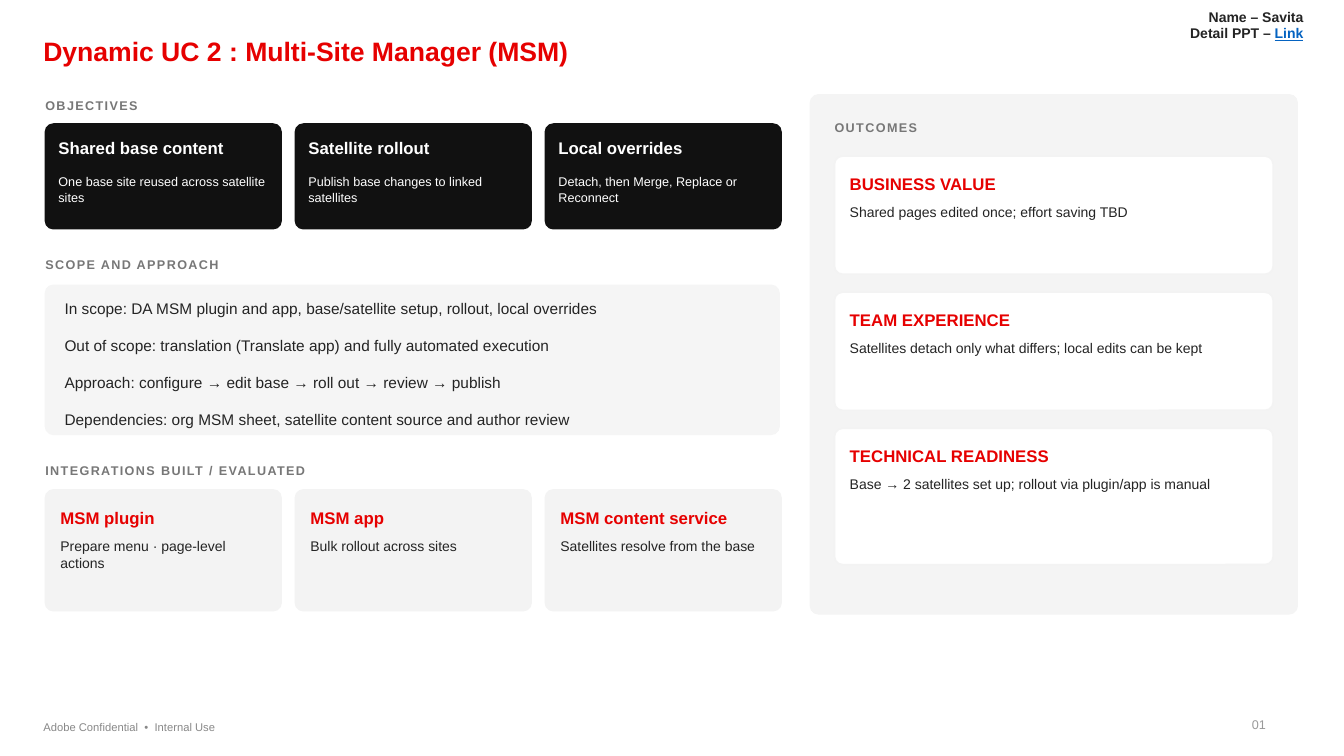
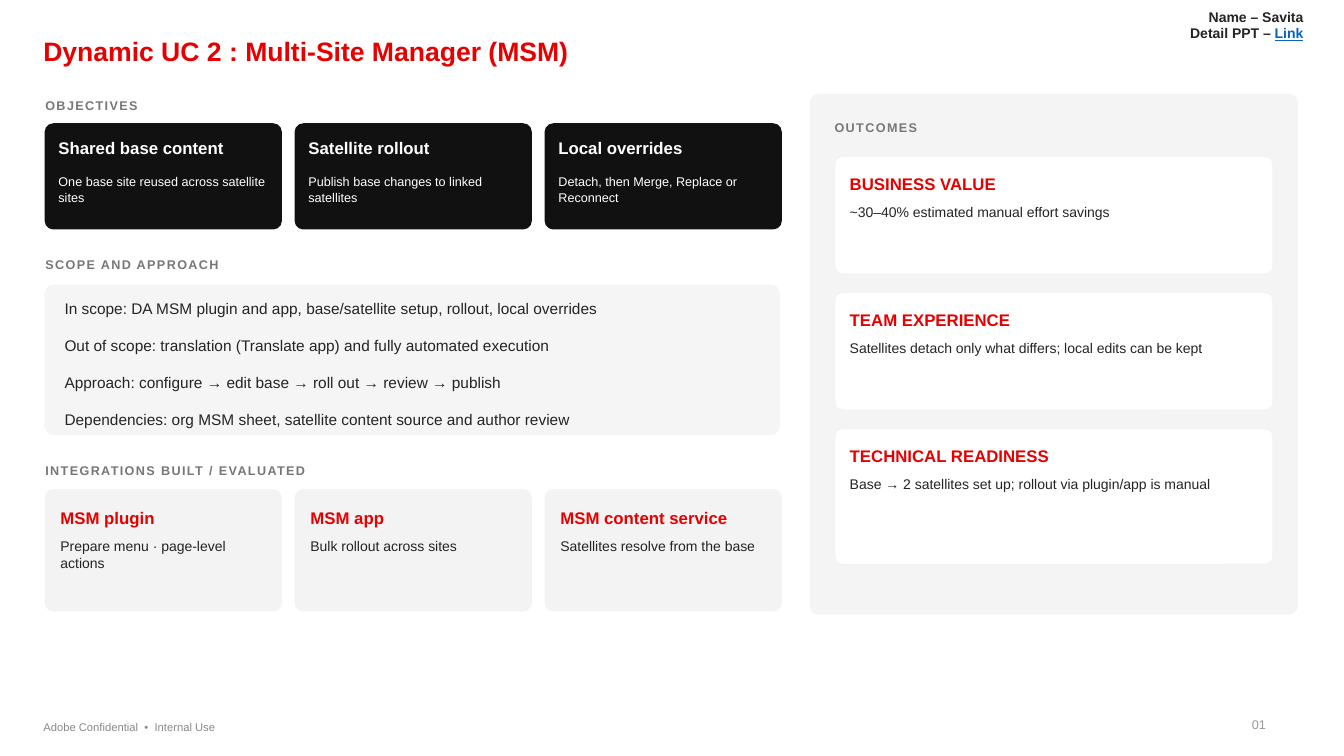
Before and after one commit to savitaagre/forms-poc-ue, a slide deck: slide 2 of docs/Final Deck Presentation.pptx. Drawn at 1344x756 pixels with LibreOffice and Linux fonts; fonts in the diff are those of the drawing. Boxes give left, top, right and bottom in pixels: in the first picture for what was removed or moved away, otherwise in the second. Text is boxed around its words. In the diff, an @@ line names an element or a change of style, - is before the commit and + after.

```diff
--- a/docs/Final Deck Presentation.pptx
+++ b/docs/Final Deck Presentation.pptx
@@ text at [850,207,1109,220]: text changed @@
-Shared pages edited once; effort saving TBD
+~30–40% estimated manual effort savings
```
Also in this commit, not shown: 2 other slides changed.
